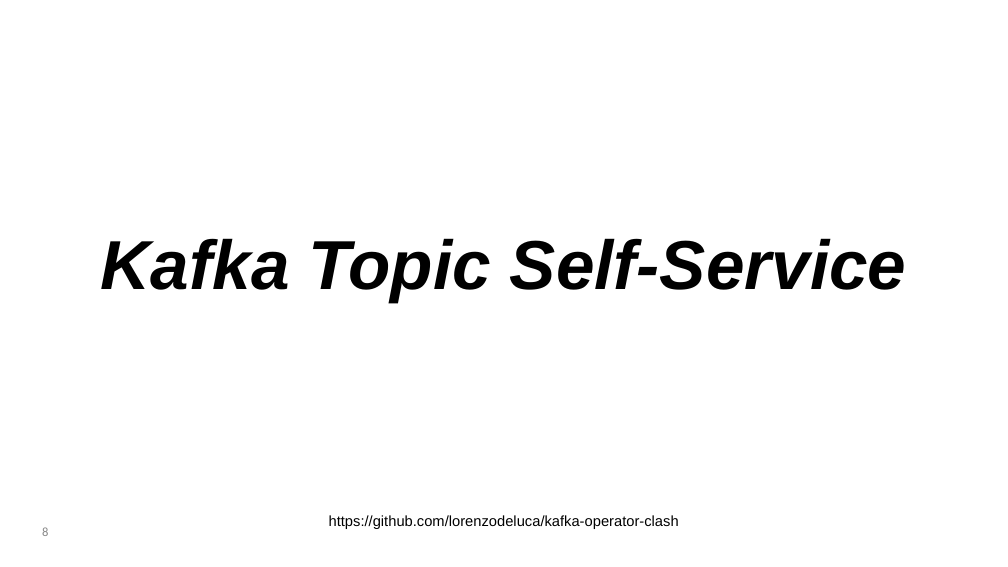
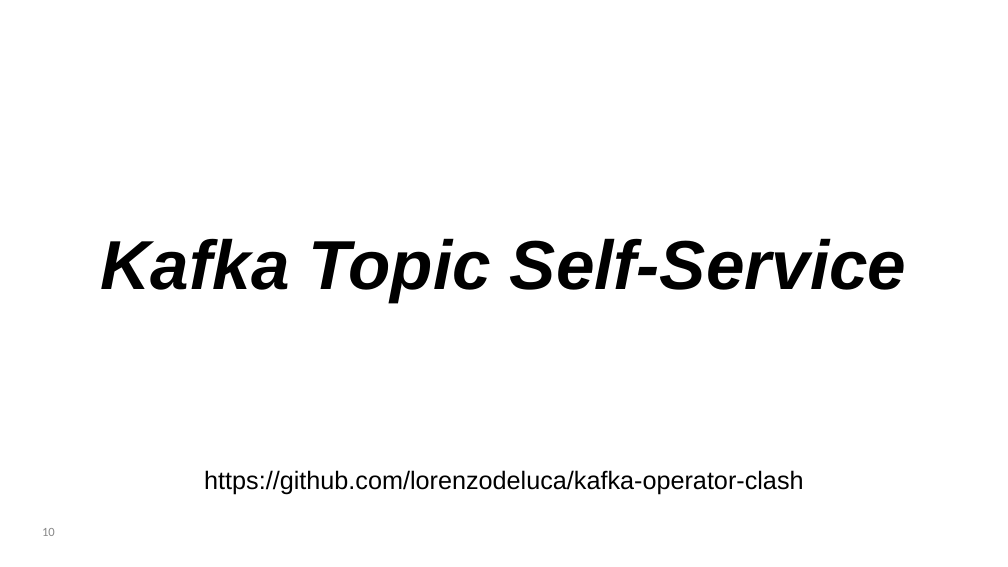
Before and after one commit to lorenzodeluca/kafka-operator-clash, a slide deck: slide 10 of presentation/De Luca Lorenzo_kubebuilder vs crossplane.pptx (slide 8 before the commit). Drawn at 1008x567 pixels with LibreOffice and Linux fonts; fonts in the diff are those of the drawing. Boxes give left, top, right and bottom in pixels: in the first picture for what was removed or moved away, otherwise in the second. Text is boxed around its words. In the diff, an @@ line names an element or a change of style, - is before the commit and + after.

```diff
--- a/presentation/De Luca Lorenzo_kubebuilder vs crossplane.pptx
+++ b/presentation/De Luca Lorenzo_kubebuilder vs crossplane.pptx
@@ text "https://github.com/lorenzodeluca/kafka-operator-clash": place and size @@
-text "https://github.com/lorenzodeluca/kafka-operator-clash" at box(329, 515, 679, 529)
+text "https://github.com/lorenzodeluca/kafka-operator-clash" at box(204, 470, 803, 495)
@@ text "https://github.com/lorenzodeluca/kafka-operator-clash" at box(204, 470, 803, 495): size 14 to 24 pt @@
@@ page number at box(42, 528, 55, 536): text changed @@
-8
+10
```
Also in this commit, not shown: 4 other slides changed, 7 slides added, 2 slides removed, 11 other files.
